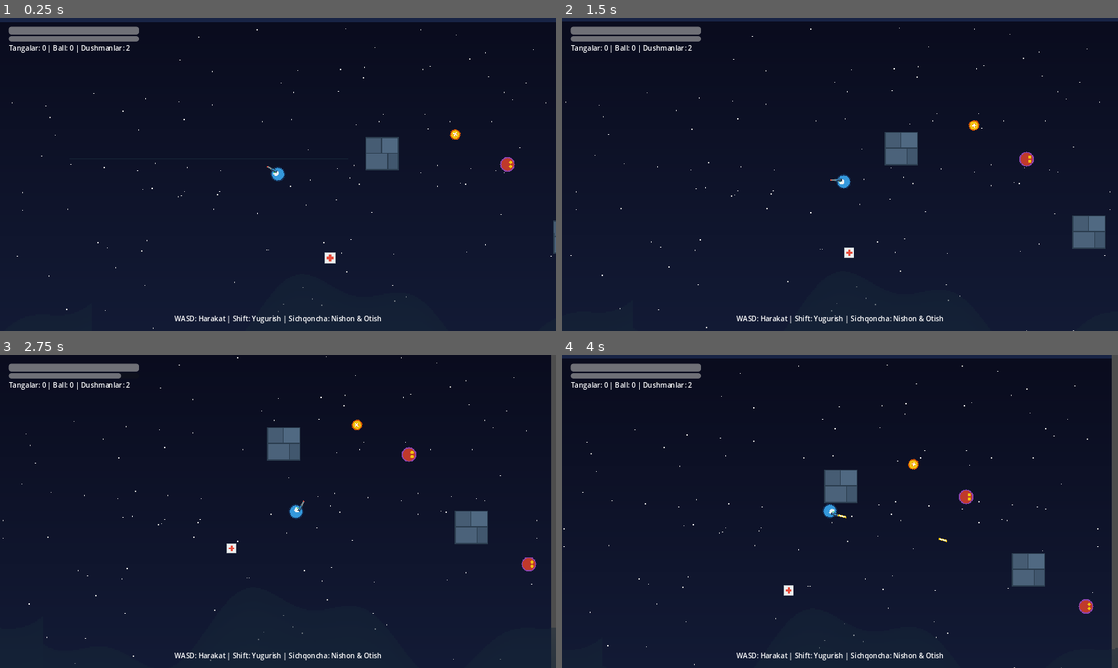
Above: before the commit, frames 1-4 (two rows, left to right).
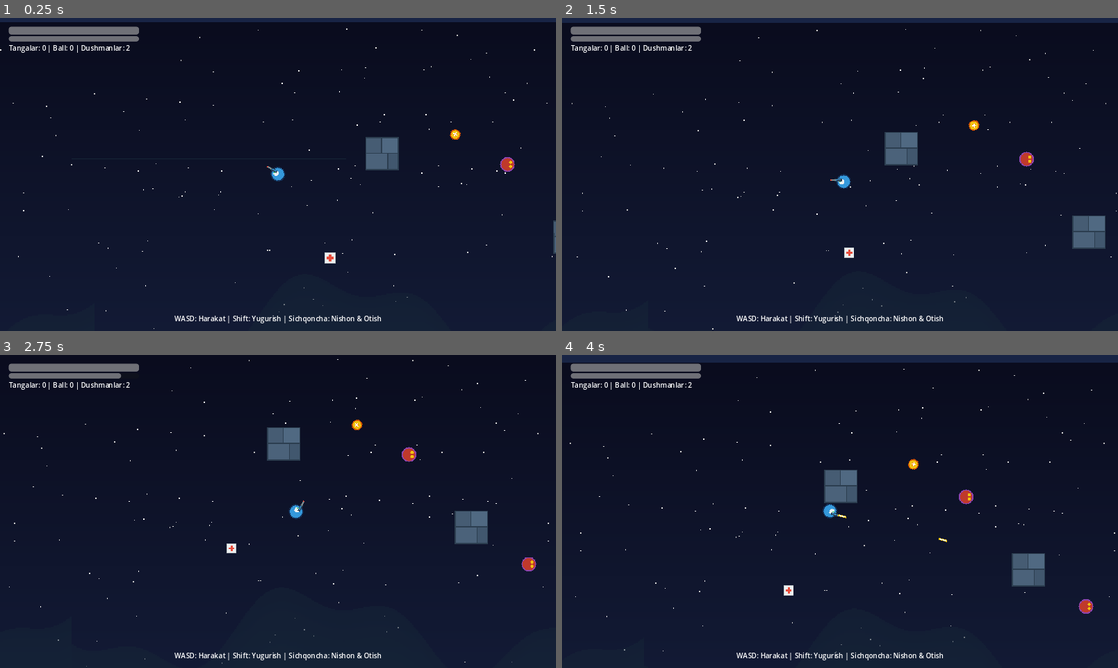
Above: after the commit, the same moments.

Repository: shohjohontojiddinov600-hue/geme-11
Game: Godot game, scene res://scenes/levels/game.tscn
The game is run twice, just before and just after one commit, with the same random seed, the same clock (stepped at 60 frames per second) and the same inputs.
Inputs (mouse positions are in pixels of both pictures, inside the frame that each line leads up to):
- Up to frame 1 (0.25 s): no input
- Up to frame 2 (1.5 s): move the mouse to (962, 158) at 0.52 s; press the mouse at (962, 158) at 0.53 s; hold D (move_right) 0.53-1.28 s; move the mouse to (728, 190) at 1.27 s; release the mouse at (728, 190) at 1.28 s; hold S (move_down) from 1.28 s (still down); tap C (crafting) at 1.35 s
- Up to frame 3 (2.75 s): move the mouse to (333, 442) at 2.02 s; release S (move_down) at 2.03 s; hold D (move_right) from 2.03 s (still down); hold Shift (sprint) from 2.03 s (still down)
- Up to frame 4 (4 s): move the mouse to (812, 574) at 2.77 s; release D (move_right) at 2.78 s; release Shift (sprint) at 2.78 s; hold W (move_up) 2.78-3.53 s; right-click (812, 574) at 2.85 s; move the mouse to (1006, 558) at 3.52 s; press the mouse at (1006, 558) at 3.53 s; hold A (move_left) from 3.53 s (still down)

The runs differ from the first frame. In frame 1, 0.1% of the frame differs, in the area x 0-100%, y 3-100%; in frame 2, 0.6%; in frame 3, 1.0%; in frame 4, 2.6%, in the area x 0-100%, y 0-100%.

Commit message:
feat(parallax): add dynamic drift and depth scrolling via ParallaxController

Diff:
--- a/game-project/scenes/levels/game.tscn
+++ b/game-project/scenes/levels/game.tscn
@@ -13,6 +13,7 @@
 [ext_resource type="Script" path="res://scripts/gameplay/player_controller.gd" id="11_player_script"]
 [ext_resource type="Texture2D" path="res://assets/sprites/player.png" id="12_player_tex"]
 [ext_resource type="Texture2D" path="res://assets/sprites/weapon.png" id="13_weapon_tex"]
+[ext_resource type="Script" path="res://scripts/systems/parallax_controller.gd" id="14_parallax"]
 
 [sub_resource type="RectangleShape2D" id="RectangleShape2D_Wall"]
 size = Vector2(64, 64)
@@ -33,6 +34,7 @@
 script = ExtResource("1_level")
 
 [node name="ParallaxBackground" type="ParallaxBackground" parent="."]
+script = ExtResource("14_parallax")
 
 [node name="ParallaxLayer1" type="ParallaxLayer" parent="ParallaxBackground"]
 motion_scale = Vector2(0.2, 0.2)
--- /dev/null
+++ b/game-project/scripts/systems/parallax_controller.gd
@@ -0,0 +1,21 @@
+class_name ParallaxController
+extends ParallaxBackground
+
+## Parallax fonini avtomatik siljitish va chuqurlik effekti (Godot 4.x)
+## O'yinchi harakatlanganda Camera2D motion_scale orqali 3D chuqurlik beradi.
+## O'yinchi to'xtab turganda esa sekin suzish (drift) effekti jonli atmosfera yaratadi.
+
+@export var bg_drift_speed: Vector2 = Vector2(8.0, 2.0)    # Uzoqdagi yulduzlar/kosmosning sekin suzishi
+@export var midground_drift: float = 20.0                  # Yaqindagi tuman/bulutlarning siljishi
+
+@onready var layer1: ParallaxLayer = get_node_or_null("ParallaxLayer1")
+@onready var layer2: ParallaxLayer = get_node_or_null("ParallaxLayer2")
+
+func _process(delta: float) -> void:
+	# 1-qavat: Uzoqdagi fon sekin suzadi
+	if layer1:
+		layer1.motion_offset += bg_drift_speed * delta
+
+	# 2-qavat: Yaqindagi elementlar o'z tezligida gorizontal siljiydi
+	if layer2:
+		layer2.motion_offset.x += midground_drift * delta
Not shown: 1 places in game-project/scenes/levels/game.tscn that only renumber resources
